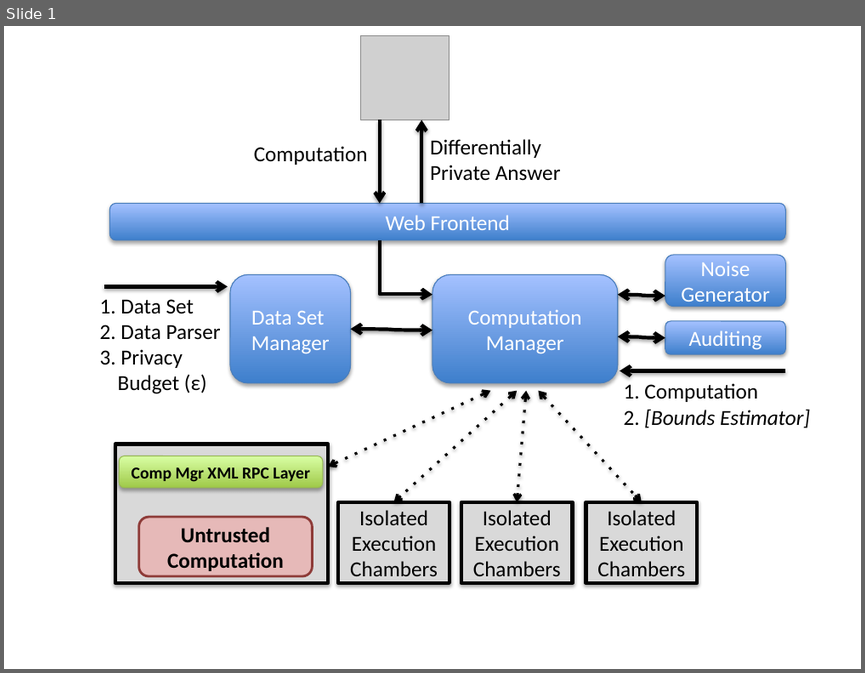
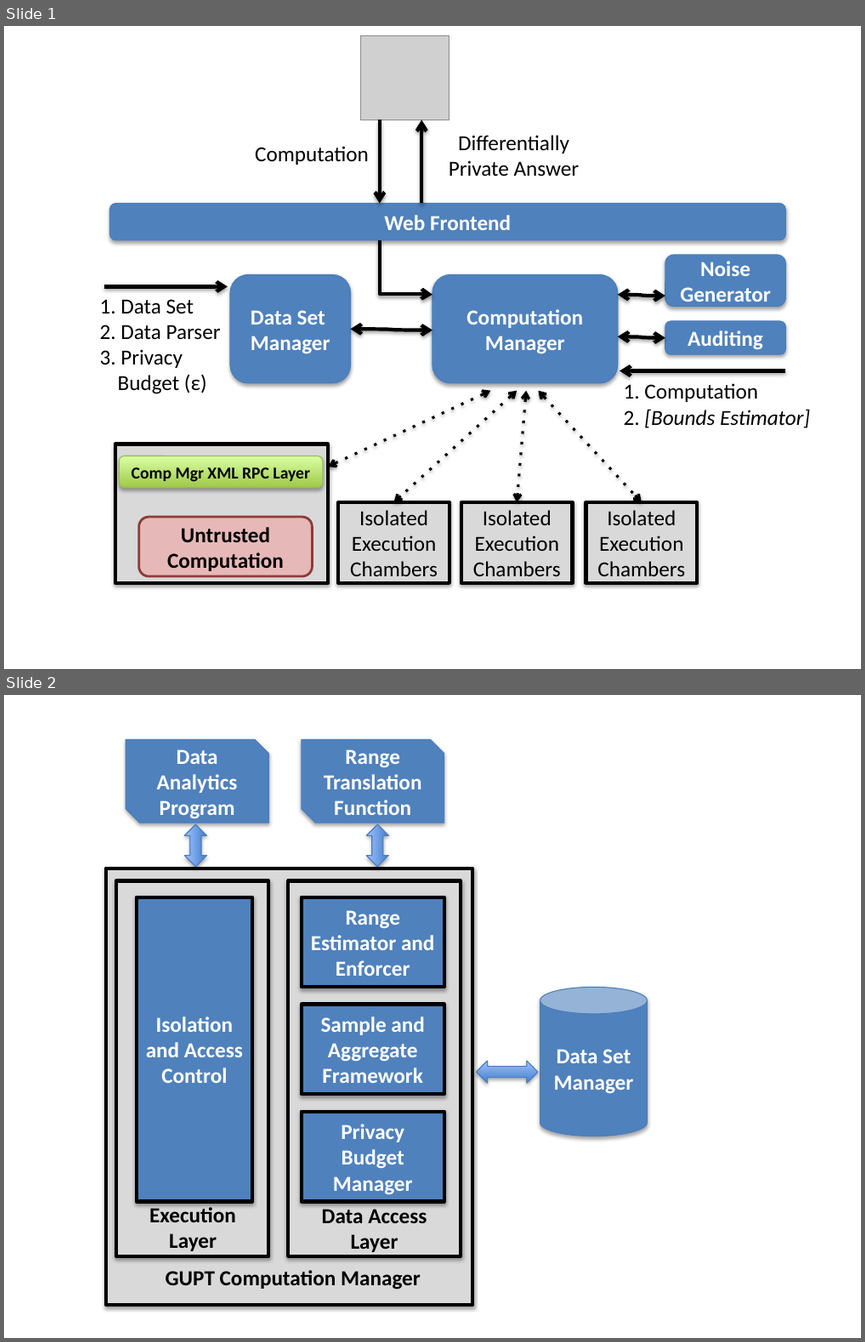
Before and after one commit to prashmohan/GUPT, a slide deck: docs/architecture.pptx. Shown one above the other, each under a label of ours: slide 1 before the commit, slides 1 and 2 after it. The pictures are 865x673 and 865x1342 pixels, drawn with LibreOffice and Linux fonts; fonts in the diff are those of the drawing; grey boxes stand for pictures. Boxes give left, top, right and bottom in pixels: in the first picture for what was removed or moved away, otherwise in the second. Text is boxed around its words. In the diff, an @@ line names an element or a change of style, - is before the commit and + after.

Commit message:
Added computation manager arch diagram

```diff
--- a/docs/architecture.pptx
+++ b/docs/architecture.pptx
@@ slide 2 added at [4,695,861,1338], background #FFFFFF @@
@@ group added at [106,739,647,1304]: 7 rectangles, 3 texts, 3 left right arrows, 2 snip diag rects, 1 cylinder @@
+Isolation and Access Control
+Range Estimator and Enforcer
+Sample and Aggregate Framework
+Privacy Budget Manager
+Execution Layer
+Data Access Layer
+Range Translation Function
+Data Analytics Program
+Data Set Manager
+GUPT Computation Manager
@@ slide 1 changed as well @@
@@ text "Differentially Private Answer" at [449,135,579,176]: alignment left to centre @@
@@ text "Computation" at [255,146,369,165]: alignment left to centre @@
@@ bold on; fill gradient #3F80CE to #A4C4FF to #4F81BD in 5 elements at [109,204,785,240], [230,274,350,383], [432,274,618,383], [665,255,785,306], [665,321,785,354] @@
```
